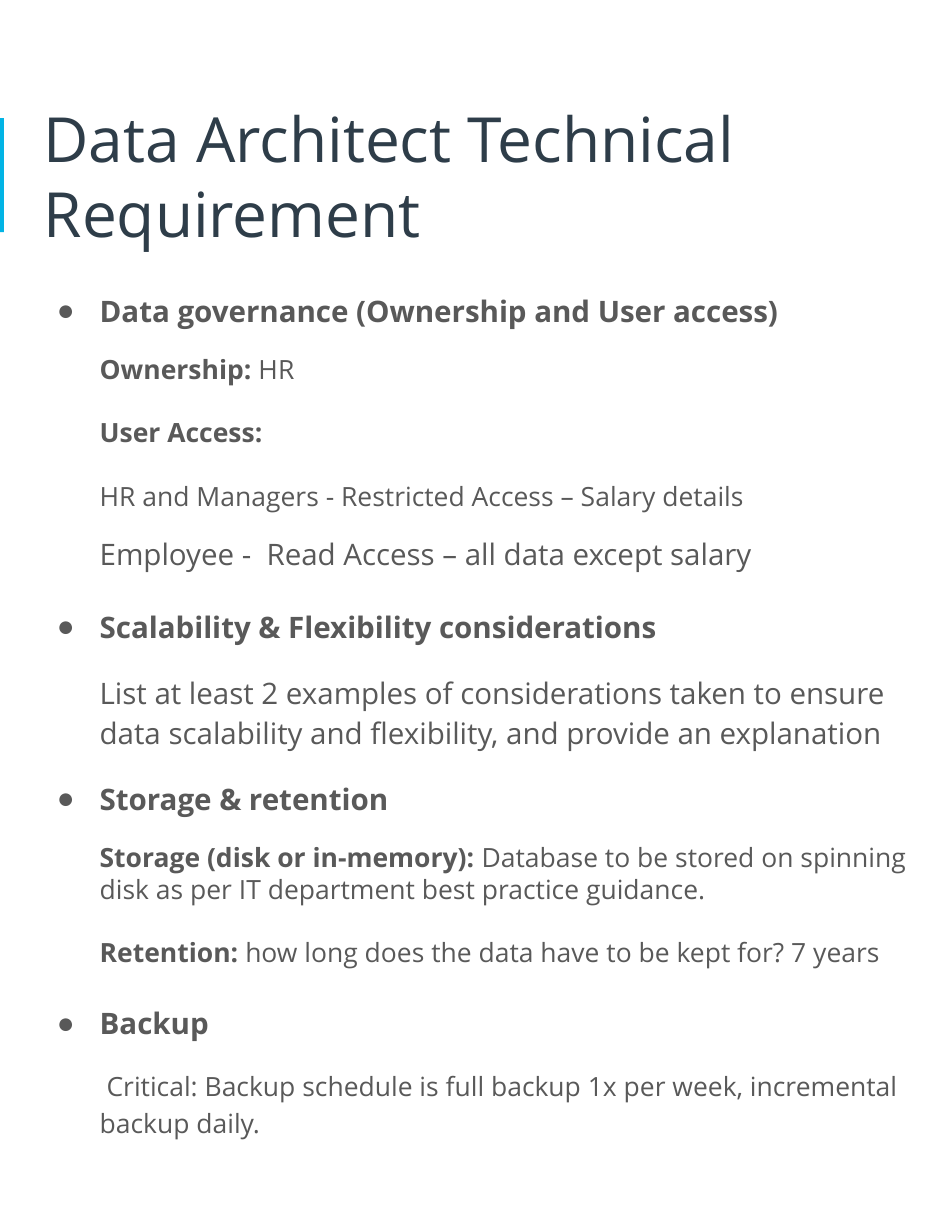
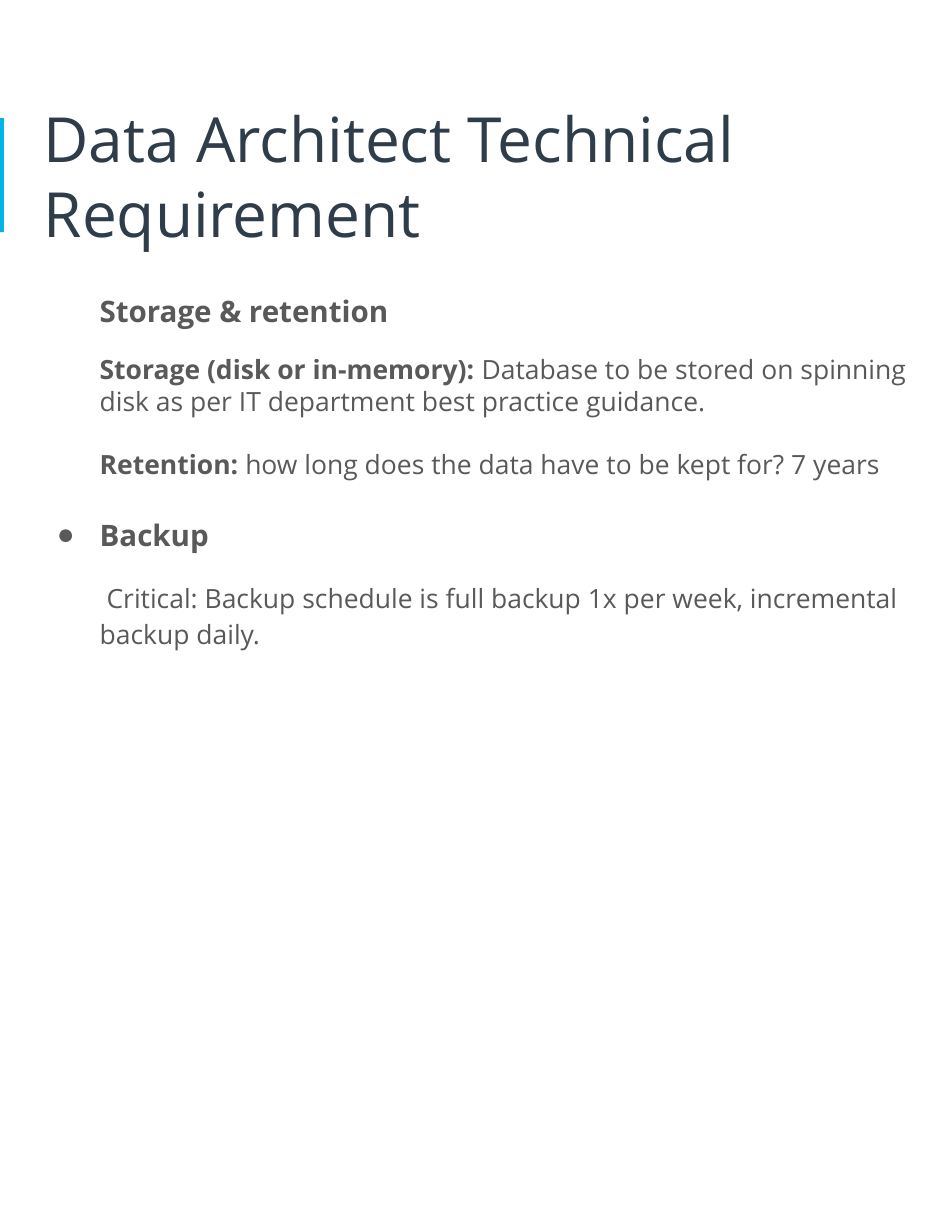
Before and after one commit to MartyP233/data-architecture-nanodegree, a slide deck: slide 9 of assignments/HR Database/project submission.pptx (slide 8 before the commit). Drawn at 952x1232 pixels with LibreOffice and Linux fonts; fonts in the diff are those of the drawing. Boxes give left, top, right and bottom in pixels: in the first picture for what was removed or moved away, otherwise in the second. Text is boxed around its words. In the diff, an @@ line names an element or a change of style, - is before the commit and + after.

Commit message:
submission 2
taken on feedback - bold PKs in pysical model
filled in scalability and flexibility

```diff
--- a/assignments/HR Database/project submission.pptx
+++ b/assignments/HR Database/project submission.pptx
@@ text at box(100, 299, 885, 751): paragraphs removed @@
-● Data governance (Ownership and User access)
-Ownership: HR
-User Access:
-HR and Managers - Restricted Access – Salary details
-Employee - Read Access – all data except salary
-● Scalability & Flexibility considerations
-List at least 2 examples of considerations taken to ensure data scalability and flexibility, and provide an explanation
@@ text at box(100, 299, 388, 329): bullet ● to none @@
```
Also in this commit, not shown: 1 other slide changed, 1 slide added, 1 other file.
